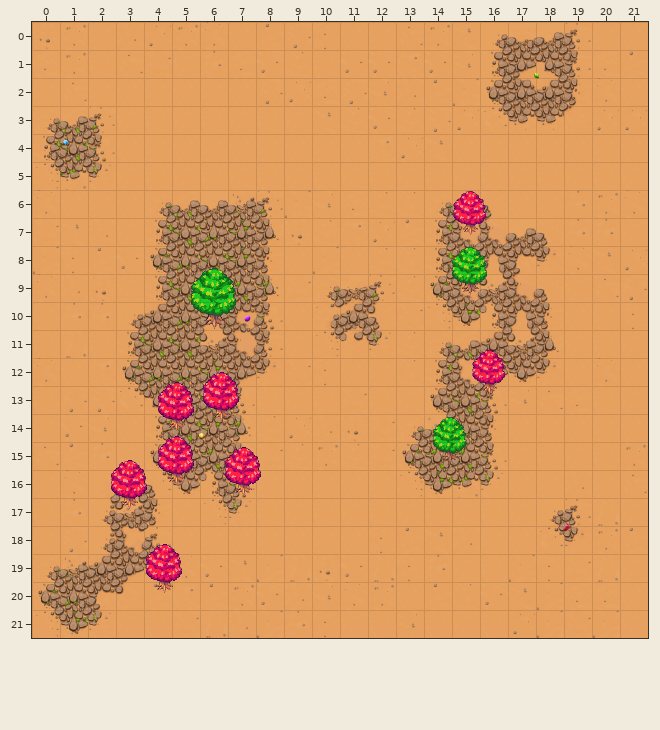
Tiled map: assets/maps/sandyrocks.tmx. The first picture shows the starting point.
Cells are 64x64 px. Shown: x 0..21, y 0..21.
The same view after the edit:
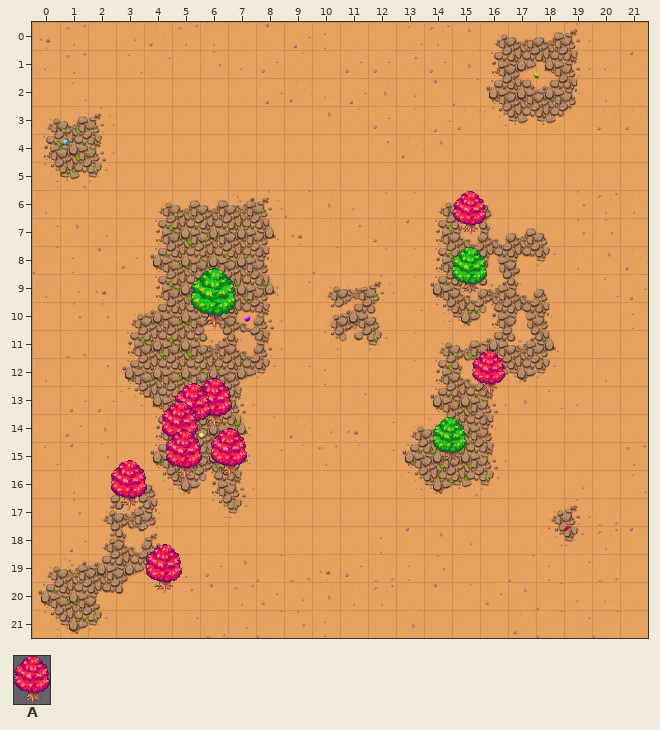
Key: from "trees": A 1.
Objects are placed by their top-left corner, in cells (3,4 is the top-left corner of cell 3,4); size is 1x1 cell unless given.
Changes in this commit:
Layer "trees":
Object A at 6.1,12.5 size 1.3x1.7 becomes A at 5.8,12.7 size 1.3x1.7.
Object A at 4.5,12.9 size 1.3x1.7 becomes A at 4.6,13.6 size 1.3x1.7.
Object A at 6.9,15.2 size 1.3x1.7 becomes A at 6.4,14.5 size 1.3x1.7.
Object A at 4.5,14.8 size 1.3x1.7 becomes A at 4.8,14.6 size 1.3x1.7.
A new object: A at 5.1,12.9 size 1.3x1.7.
